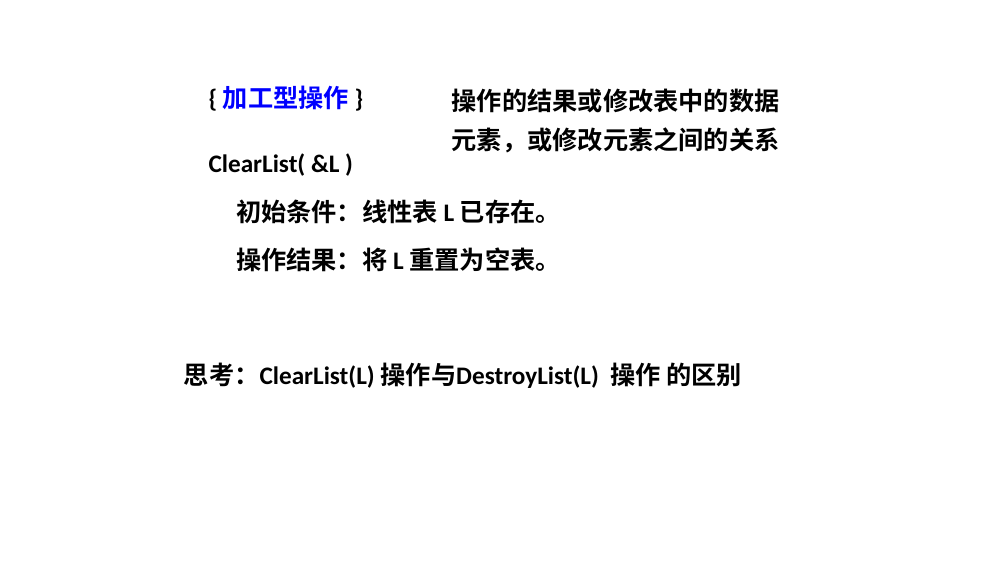
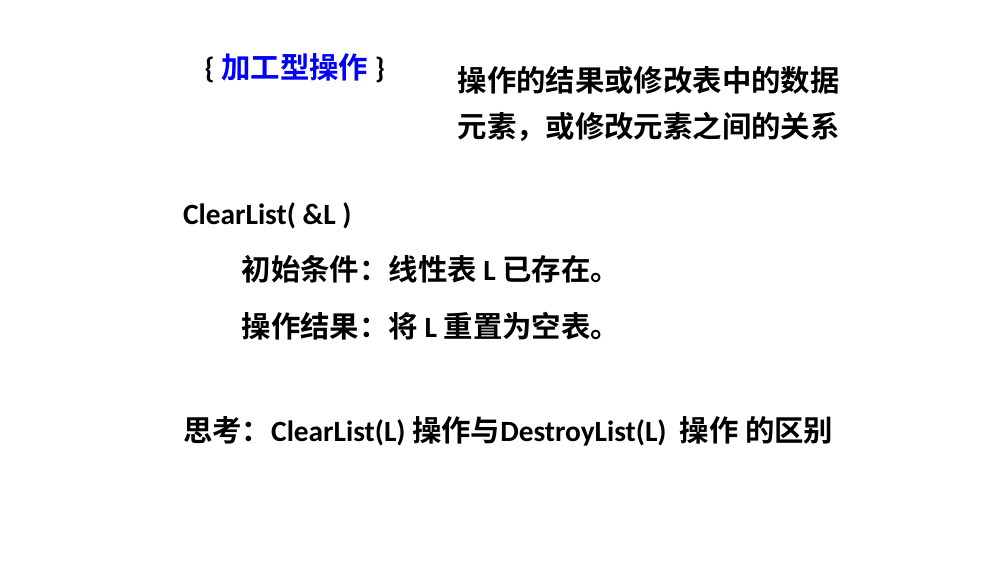
Before and after one commit to Gempittance/Data_Structur_Build, a slide deck: slide 13 of 数据结构PPT/ds2.pptx. Drawn at 1008x567 pixels with LibreOffice and Linux fonts; fonts in the diff are those of the drawing. Boxes give left, top, right and bottom in pixels: in the first picture for what was removed or moved away, otherwise in the second. Text is boxed around its words. In the diff, an @@ line names an element or a change of style, - is before the commit and + after.

Commit message:
修改PPT02

```diff
--- a/数据结构PPT/ds2.pptx
+++ b/数据结构PPT/ds2.pptx
@@ text "{ 加工型操作 }": place and size @@
-text "{ 加工型操作 }" at bbox=[223, 85, 349, 110]
+text "{ 加工型操作 }" at bbox=[221, 53, 368, 81]
@@ text "操作的结果或修改表中的数据": place and size @@
-text "操作的结果或修改表中的数据" at bbox=[452, 88, 780, 153]
+text "操作的结果或修改表中的数据" at bbox=[458, 66, 840, 141]
@@ text "ClearList( &L ) 初始条件：线性表 L ...": place and size @@
-text "ClearList( &L ) 初始条件：线性表 L ..." at bbox=[209, 153, 561, 272]
+text "ClearList( &L ) 初始条件：线性表 L ..." at bbox=[183, 202, 620, 340]
@@ size 24 to 28 pt in 4 elements at bbox=[221, 53, 368, 81], bbox=[458, 66, 840, 141], bbox=[183, 202, 620, 340], bbox=[183, 416, 833, 446] @@
@@ text "思考：ClearList(L) 操作与DestroyList(L) 操作 的区别": place and size @@
-text "思考：ClearList(L) 操作与DestroyList(L) 操作 的区别" at bbox=[184, 362, 743, 388]
+text "思考：ClearList(L) 操作与DestroyList(L) 操作 的区别" at bbox=[183, 416, 833, 446]
```
Also in this commit, not shown: 15 other slides changed.
